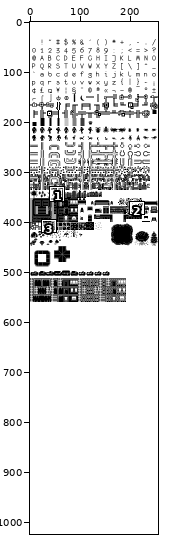
Two states of a sprite sheet, tiles.png. The first picture is a wide view before the edit; the outline marks the close-up.
Close-up. Before the commit:
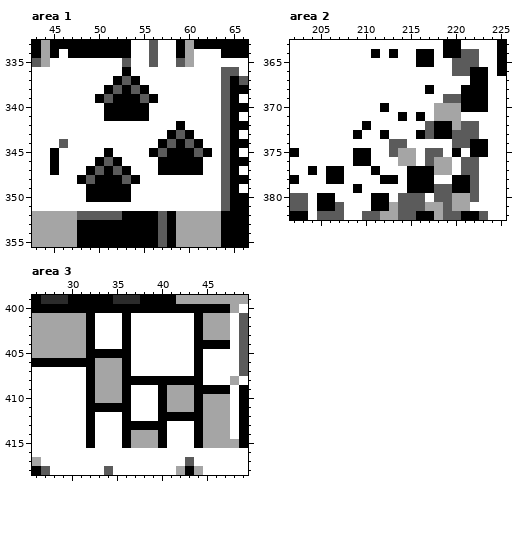
The file is 256x1024 pixels. Colours within 5 levels of each other are drawn and written as one. Shown: area 1: x 43..66, y 333..355; area 2: x 202..225, y 363..382; area 3: x 26..49, y 399..418. The commit also changed other parts of the picture, which this record leaves out.
After:
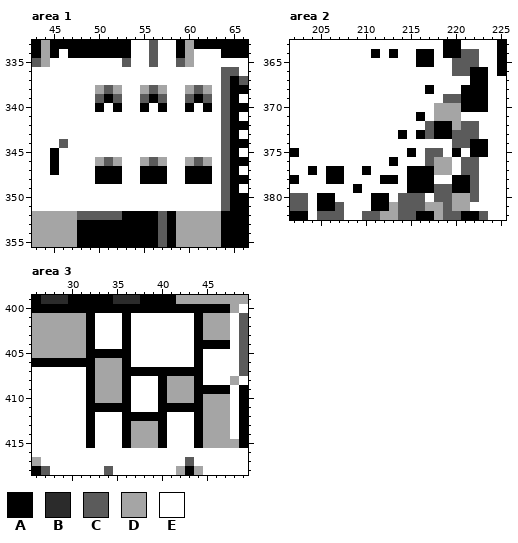
Palette (. is transparent): A #000000  B #2b2b2b  C #5b5b5b  D #a5a5a5  E #ffffff
Difference:
Area 1:
Colour C gives way to colour A in row 339 at x 51; in row 347 at x 50 and 52.
Colour E gives way to colour A in row 339 at x 61; in row 340 at x 50, 57, 60 and 62; in row 347 at x 55 to 56 and 62; in row 348 at x 55 to 57 and 60 to 62.
Colour A gives way to colour C in row 338 at x 51; in row 339 at x 50 and 52; in row 346 at x 61.
Colour E gives way to colour C in row 338 at x 56 and 61; in row 339 at x 57, 60 and 62; in row 346 at x 56.
Colour A gives way to colour D in row 338 at x 55; in row 346 at x 50, 52, 57 and 60.
Colour C gives way to colour D in row 338 at x 52.
Colour E gives way to colour D in row 338 at x 50, 57, 60 and 62; in row 346 at x 55 and 62.
Colour A gives way to colour E in row 336 at x 53; in row 337 at x 52 and 54; in row 338 at x 53; in row 339 at x 53 to 54; in row 340 at x 51 and 53 to 54; in row 341 at x 51 to 55.
Colour A gives way to colour E in row 342 at x 59; in row 343 at x 58 and 60; in row 344 at x 57, 59 and 61; in row 345 at x 51, 56, 58 to 60 and 62; in row 346 at x 58 to 59; in row 347 at x 49, 53 and 58 to 59.
Colour A gives way to colour E in row 348 at x 48 and 54; in rows 349 to 350 at x 49 to 53.
Colour C gives way to colour E in row 337 at x 53; in row 338 at x 54; in row 343 at x 59; in row 344 at x 58 and 60; in row 345 at x 57 and 61; in row 348 at x 49 and 53.
Area 2:
Colour D gives way to colour A in row 375 at x 215.
Colour E gives way to colour A in row 373 at x 214; in row 376 at x 213; in row 377 at x 210.
Colour A gives way to colour E in row 370 at x 212; in row 371 at x 214; in row 372 at x 210; in row 373 at x 209 and 212; in rows 375 to 376 at x 209 to 210; in row 377 at x 211.
Colour C gives way to colour E in row 374 at x 213 to 214; in row 375 at x 213.
Colour D gives way to colour E in row 375 at x 214; in row 376 at x 214 to 215.
Area 3:
Colour D gives way to colour A in row 411 at x 41 to 43.
Colour E gives way to colour A in row 407 at x 37 to 43; in row 412 at x 37 to 39.
Colour A gives way to colour D in row 408 at x 41 to 43; in row 413 at x 37 to 39.
Colour A gives way to colour E in row 408 at x 37 to 39; in row 412 at x 41 to 43.
Boxes around the changes in both close-ups, in picture pixels (x1, y1, x2, y2):
changed: (77, 67, 212, 202)
changed: (353, 103, 416, 175)
changed: (131, 367, 194, 430)
